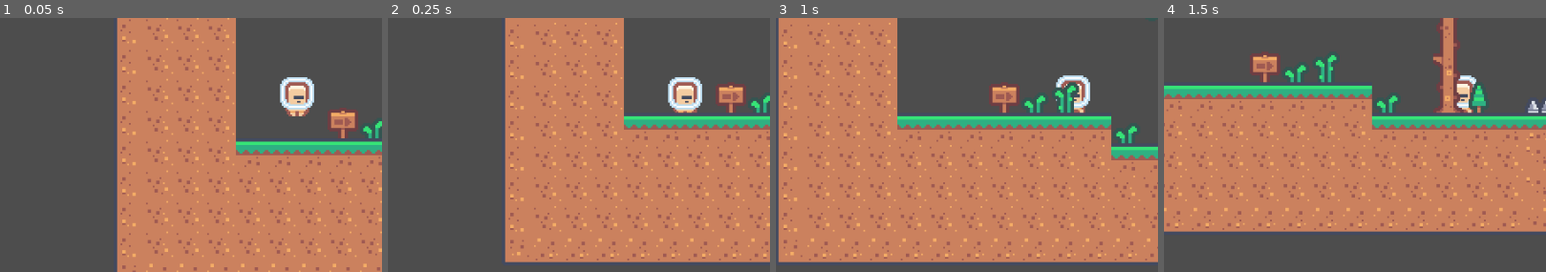
Above: before the commit, frames 1-4 (left to right).
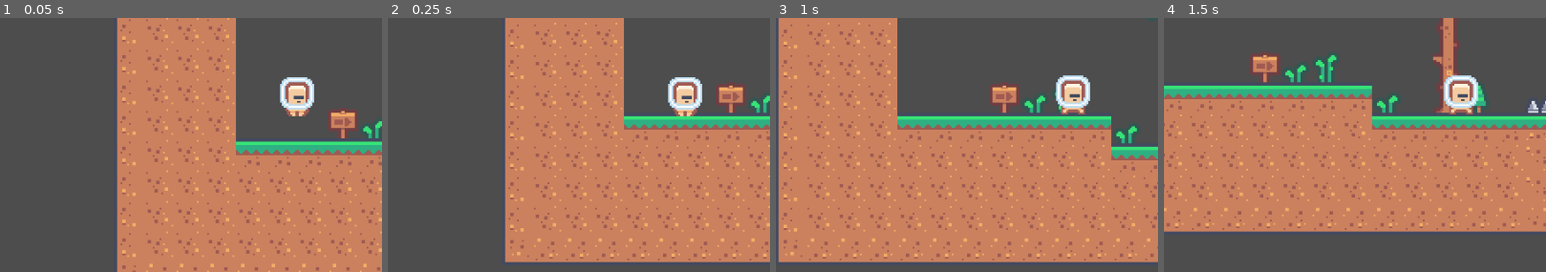
Above: after the commit, the same moments.

Repository: daniels-4/my-first-game
Game: Godot game, scene res://world.tscn
The game is run twice, just before and just after one commit, with the same random seed, the same clock (stepped at 60 frames per second) and the same inputs.
Inputs:
- Up to frame 1 (0.05 s): no input
- Up to frame 2 (0.25 s): no input
- Up to frame 3 (1 s): tap Enter (ui_accept) at 0.5, 0.77 s; hold Right (ui_right) from 0.53 s (still down)
- Up to frame 4 (1.5 s): keep holding Right (ui_right)
The pictures show only the part of the screen within x 0-50%, y 35-85%; the shares and areas given below are measured in that part.

Frame 1 is identical in both runs. In frame 2, less than 0.1% of the frame differs, in the area x 75-81%, y 37-39%; in frame 3, 0.6%; in frame 4, 0.7%, in the area x 73-83%, y 22-38%.

Commit message:
player z index
player z index at 20 now to be in front of tiles

Diff:
--- a/world.tscn
+++ b/world.tscn
@@ -7,6 +7,7 @@
 [node name="World" type="Node2D"]
 
 [node name="Player" parent="." instance=ExtResource("2_8nesh")]
+z_index = 20
 position = Vector2(90, 99)
 
 [node name="TileMap" parent="." instance=ExtResource("2_ajx4k")]
